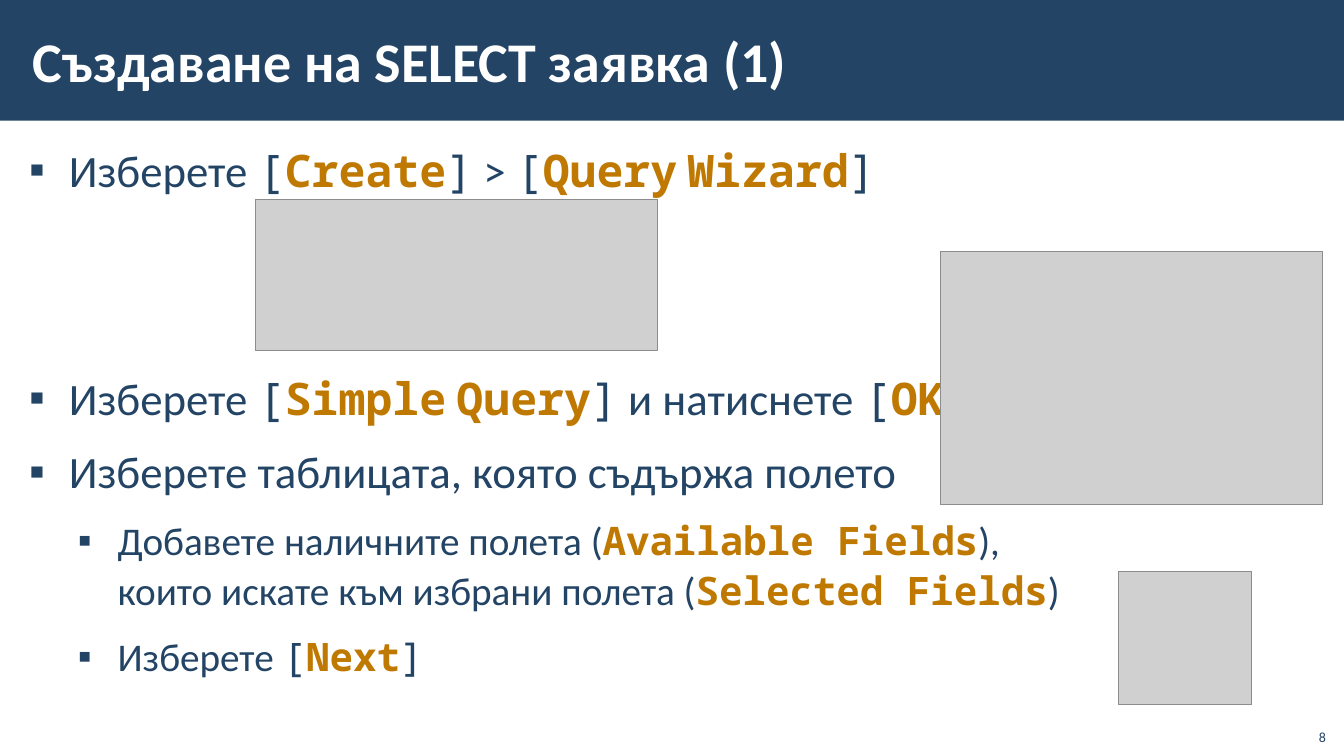
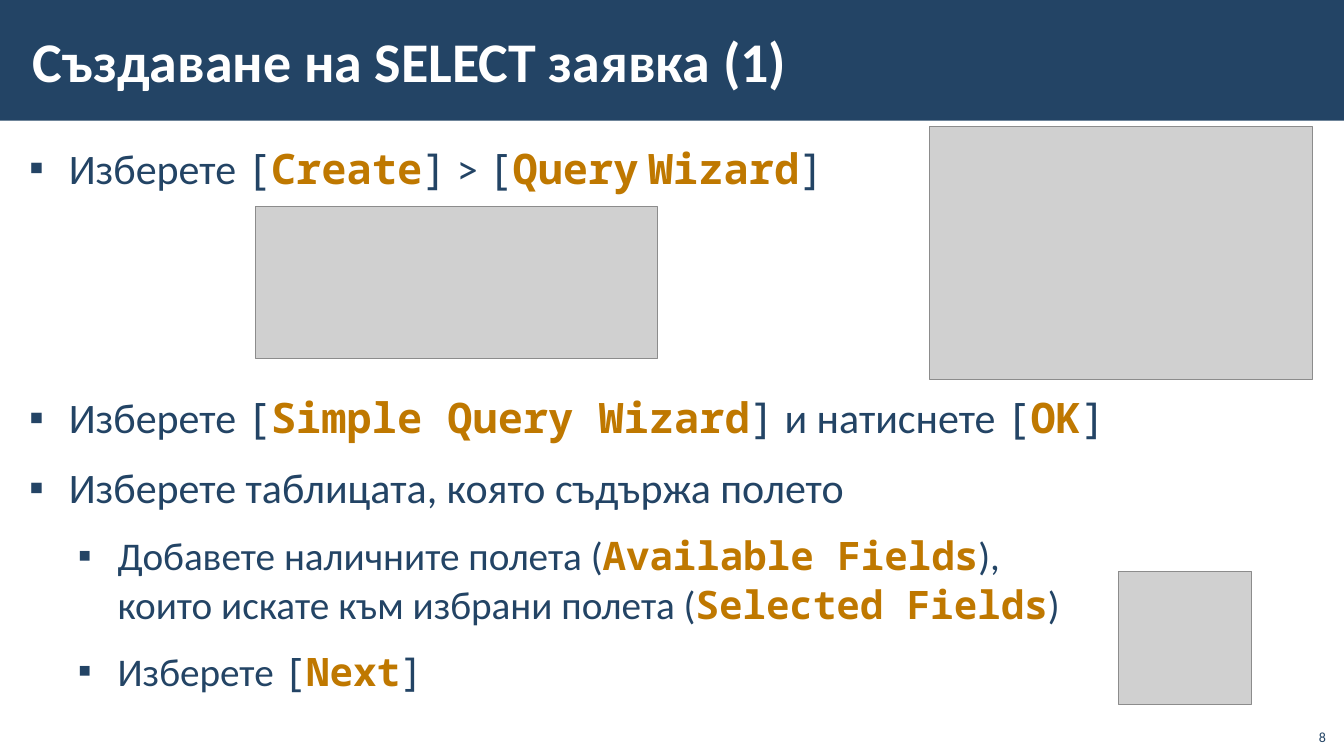
Before and after one commit to BG-IT-Edu/School-Programming, a slide deck: slide 8 of Courses/Software-Sciences/Module-3-Databases-New/13-MS-Access/13-MS-Access-Queries-Forms-Reports.pptx. Drawn at 1344x756 pixels with LibreOffice and Linux fonts; fonts in the diff are those of the drawing; grey boxes stand for pictures; background and template pictures are left out. Boxes give left, top, right and bottom in pixels: in the first picture for what was removed or moved away, otherwise in the second. Text is boxed around its words. In the diff, an @@ line names an element or a change of style, - is before the commit and + after.

```diff
--- a/Courses/Software-Sciences/Module-3-Databases-New/13-MS-Access/13-MS-Access-Queries-Forms-Reports.pptx
+++ b/Courses/Software-Sciences/Module-3-Databases-New/13-MS-Access/13-MS-Access-Queries-Forms-Reports.pptx
@@ picture: place and size @@
-picture at bbox=[941, 252, 1323, 505]
+picture at bbox=[931, 127, 1313, 380]
@@ text at bbox=[69, 151, 843, 510]: size 32 to 30 pt in "Изберете [Create] > [Query Wizard]", "Изберете таблицата, която съдържа полето" @@
@@ picture: place and size @@
-picture at bbox=[255, 200, 657, 351]
+picture at bbox=[255, 207, 657, 358]
@@ text at bbox=[69, 400, 1106, 444]: text changed; size 32 to 30 pt; font Calibri to Noto Sans Mono @@
-▪ Изберете [Simple Query] и натиснете [OK]
+▪ Изберете [Simple Query Wizard] и натиснете [OK]
```
Also in this commit, not shown: 9 other slides changed, 1 slide added, 1 slide removed.
